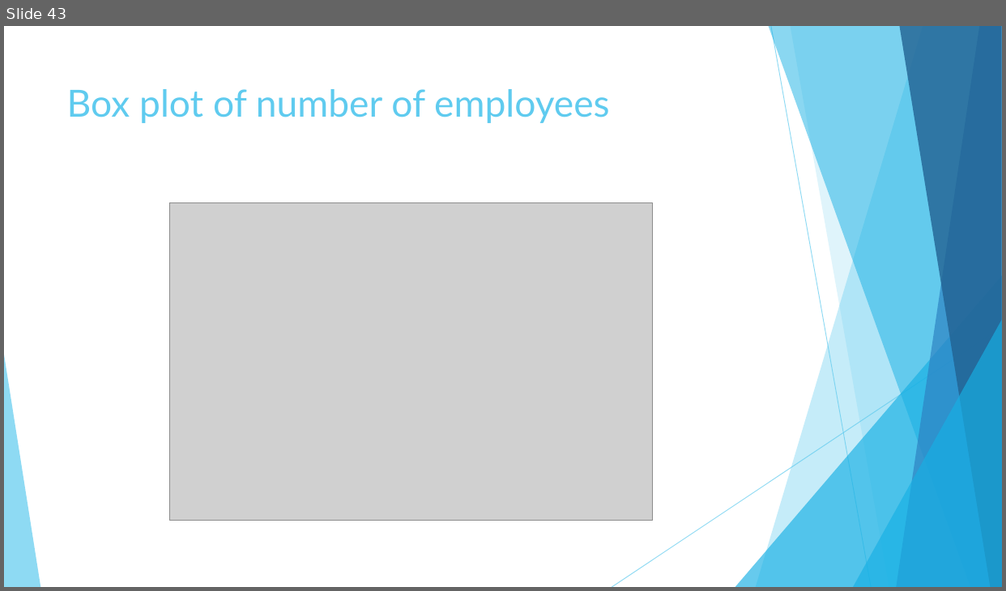
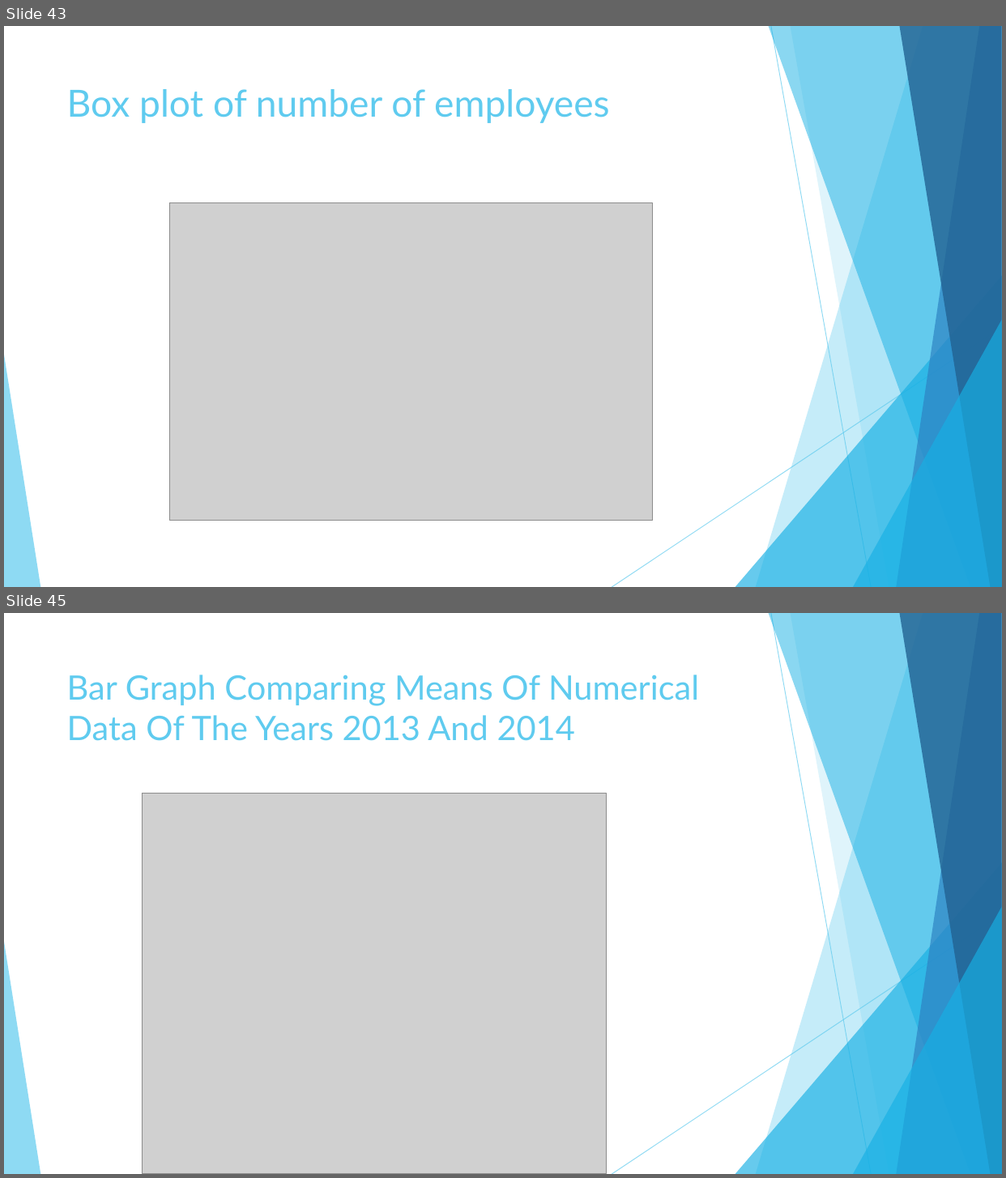
Before and after one commit to chogevic/dsc-dvp-project02, a slide deck: Data Visualization for Financial Statements.pptx. Shown one above the other, each under a label of ours: slide 43 before the commit, slides 43 and 45 after it; the slides between them are not shown. The pictures are 1006x591 and 1006x1178 pixels, drawn with LibreOffice and Linux fonts; fonts in the diff are those of the drawing; grey boxes stand for pictures. Boxes give left, top, right and bottom in pixels: in the first picture for what was removed or moved away, otherwise in the second. Text is boxed around its words. In the diff, an @@ line names an element or a change of style, - is before the commit and + after.

```diff
--- a/Data Visualization for Financial Statements.pptx
+++ b/Data Visualization for Financial Statements.pptx
@@ slide 45 added at (4,613,1002,1174), background #FFFFFF; not listed: 10 template elements that a slide beside it also shows @@
@@ title added at (67,675,699,741), 32.4 pt, text #5FCBEF @@
+Bar Graph Comparing Means Of Numerical Data Of The Years 2013 And 2014
@@ picture added at (143,794,607,1174) @@
```
Also in this commit, not shown: 2 slides changed, 4 other slides added.
